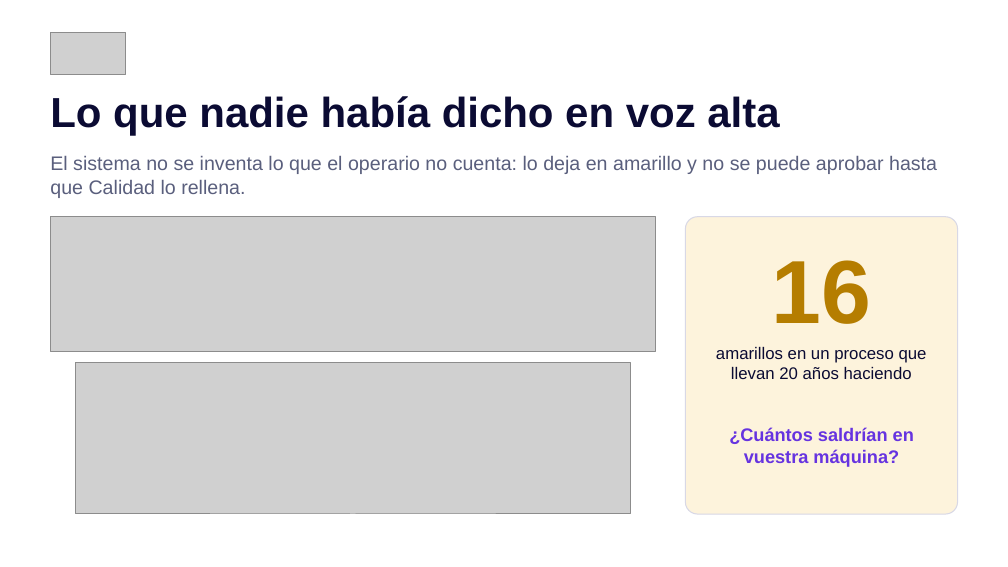
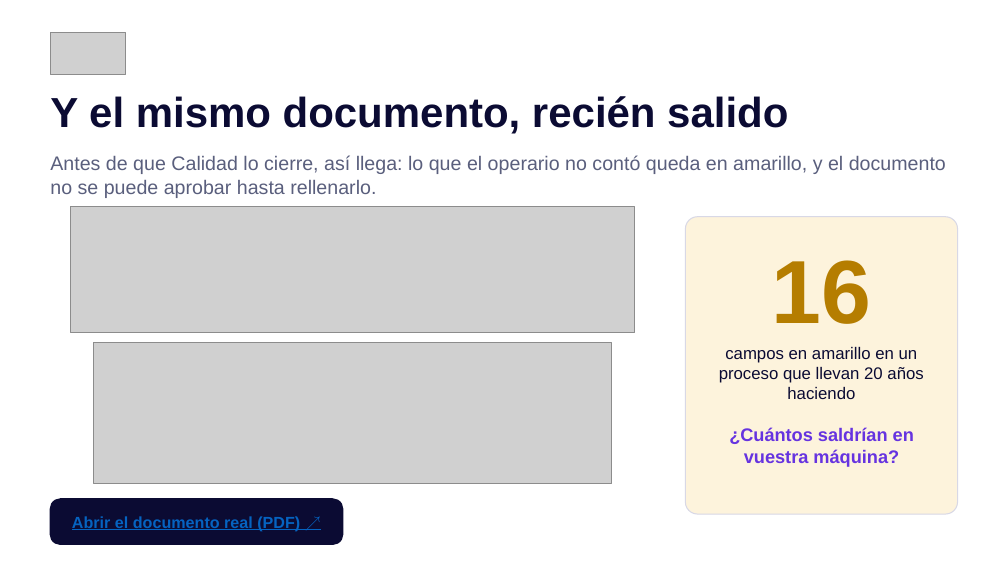
Before and after one commit to L1yac/mapealo, a slide deck: slide 7 of demo-ale/DEMO-MAPEALO.pptx. Drawn at 1008x567 pixels with LibreOffice and Linux fonts; fonts in the diff are those of the drawing; grey boxes stand for pictures. Boxes give left, top, right and bottom in pixels: in the first picture for what was removed or moved away, otherwise in the second. Text is boxed around its words. In the diff, an @@ line names an element or a change of style, - is before the commit and + after.

Commit message:
Documento de ejemplo terminado + presentacion actualizada

```diff
--- a/demo-ale/DEMO-MAPEALO.pptx
+++ b/demo-ale/DEMO-MAPEALO.pptx
@@ text at <box>50,96,788,134</box>: text changed @@
-Lo que nadie había dicho en voz alta
+Y el mismo documento, recién salido
@@ text at <box>50,155,946,198</box>: text changed @@
-El sistema no se inventa lo que el operario no cuenta: lo deja en amarillo y no se puede aprobar hasta que Calidad lo rellena.
+Antes de que Calidad lo cierre, así llega: lo que el operario no contó queda en amarillo, y el documento no se puede aprobar hasta rellenarlo.
@@ picture: place and size @@
-picture at <box>50,217,655,352</box>
+picture at <box>71,207,635,333</box>
@@ picture: place and size @@
-picture at <box>76,363,631,514</box>
+picture at <box>94,343,612,484</box>
@@ text at <box>719,347,923,399</box>: text changed @@
-amarillos en un proceso que llevan 20 años haciendo
+campos en amarillo en un proceso que llevan 20 años haciendo
@@ rounded rectangle added at <box>50,499,343,544</box>, fill #0B0B33, outline #0B0B33 1 pt @@
@@ text added at <box>72,516,300,531</box>, 11.5 pt, text #0563C1, bold, underline @@
+Abrir el documento real (PDF) ↗
```
Also in this commit, not shown: 1 other slide changed, 2 other files.
